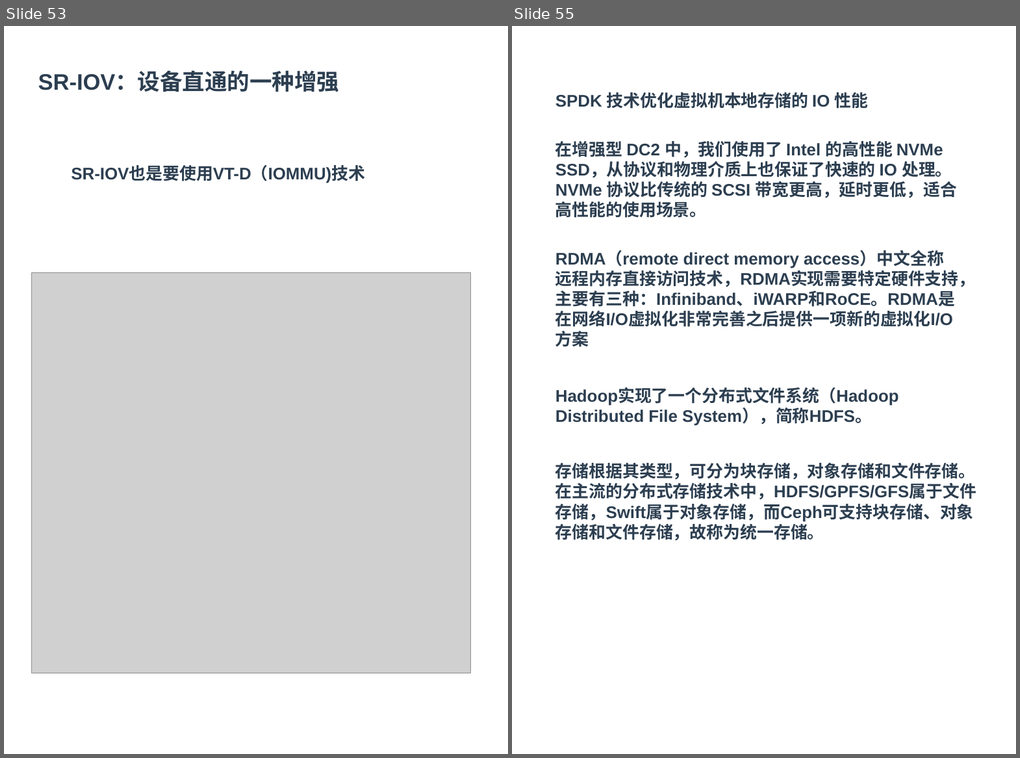
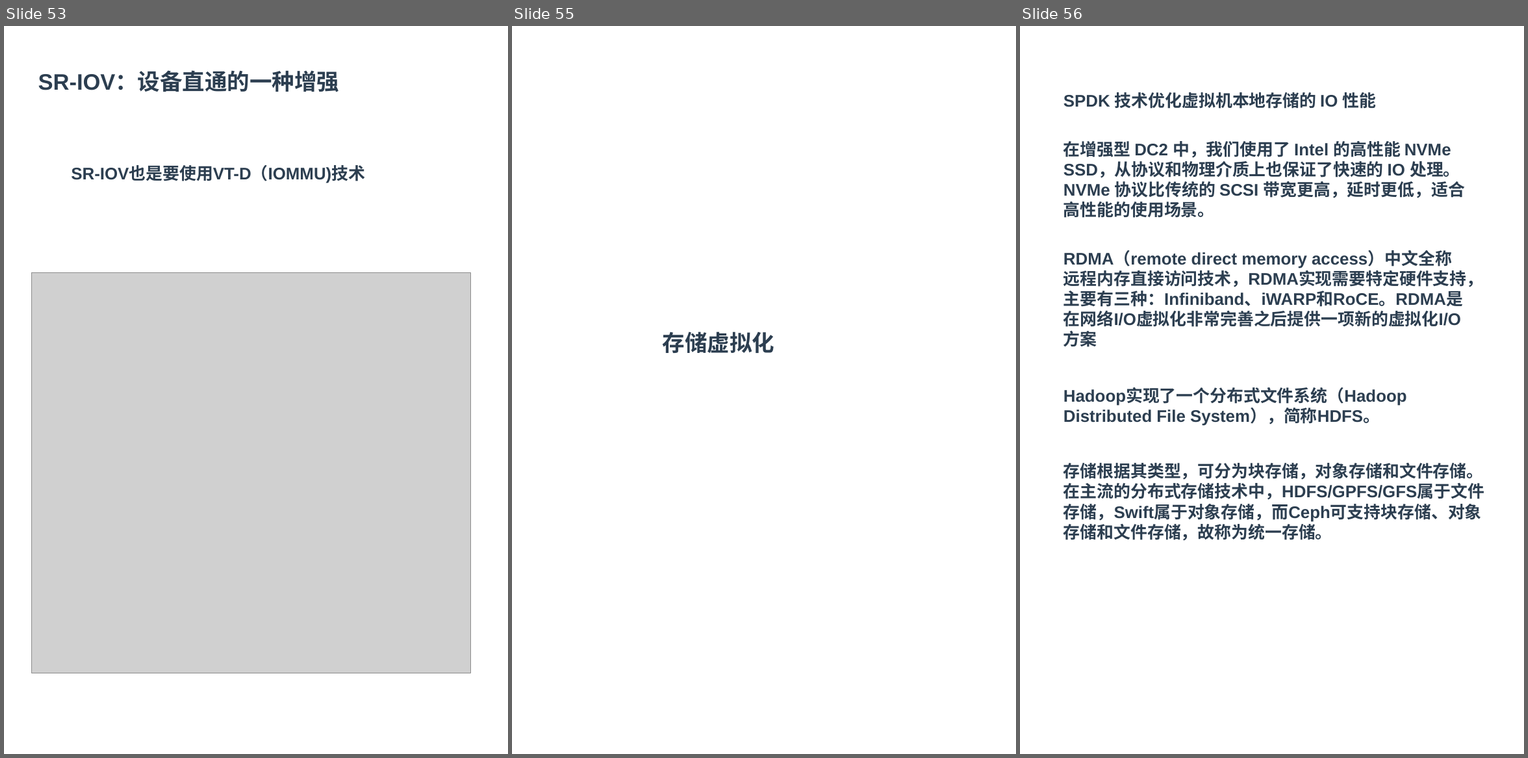
Before and after one commit to zaiqiang-dong/zaiqiang, a slide deck: picture/vitrualization/vitrualization.pptx. Shown side by side, each under a label of ours: slides 53 and 55 before the commit, slides 53, 55 and 56 after it; the slides between them are not shown. The pictures are 1020x758 and 1528x758 pixels, drawn with LibreOffice and Linux fonts; fonts in the diff are those of the drawing; grey boxes stand for pictures. Boxes give left, top, right and bottom in pixels: in the first picture for what was removed or moved away, otherwise in the second. Text is boxed around its words. In the diff, an @@ line names an element or a change of style, - is before the commit and + after.

```diff
--- a/picture/vitrualization/vitrualization.pptx
+++ b/picture/vitrualization/vitrualization.pptx
@@ slide 55 added at <box>512,26,1016,754</box>, background #FFFFFF @@
@@ text added at <box>663,332,775,353</box>, 24 pt, text #2C3E50, bold @@
+存储虚拟化
@@ what was slide 55 is now slide 56 @@
```
Also in this commit, not shown: 4 other slides added, 19 other files.
